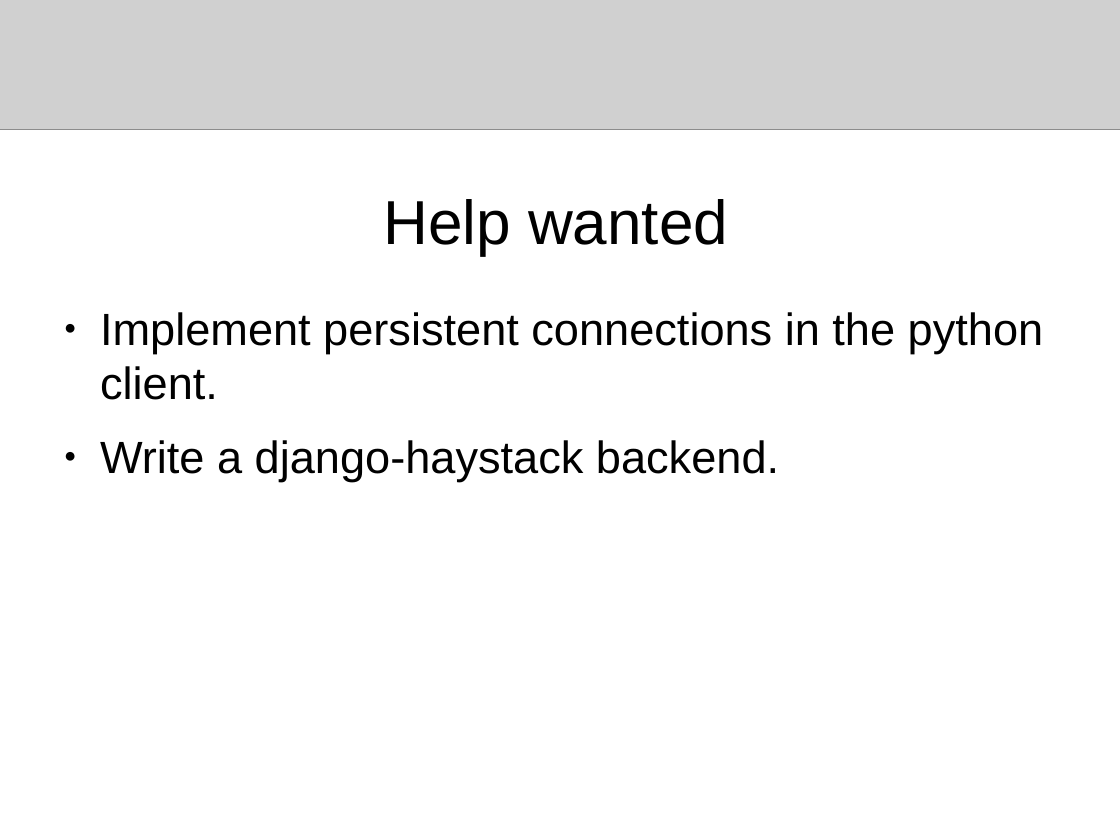
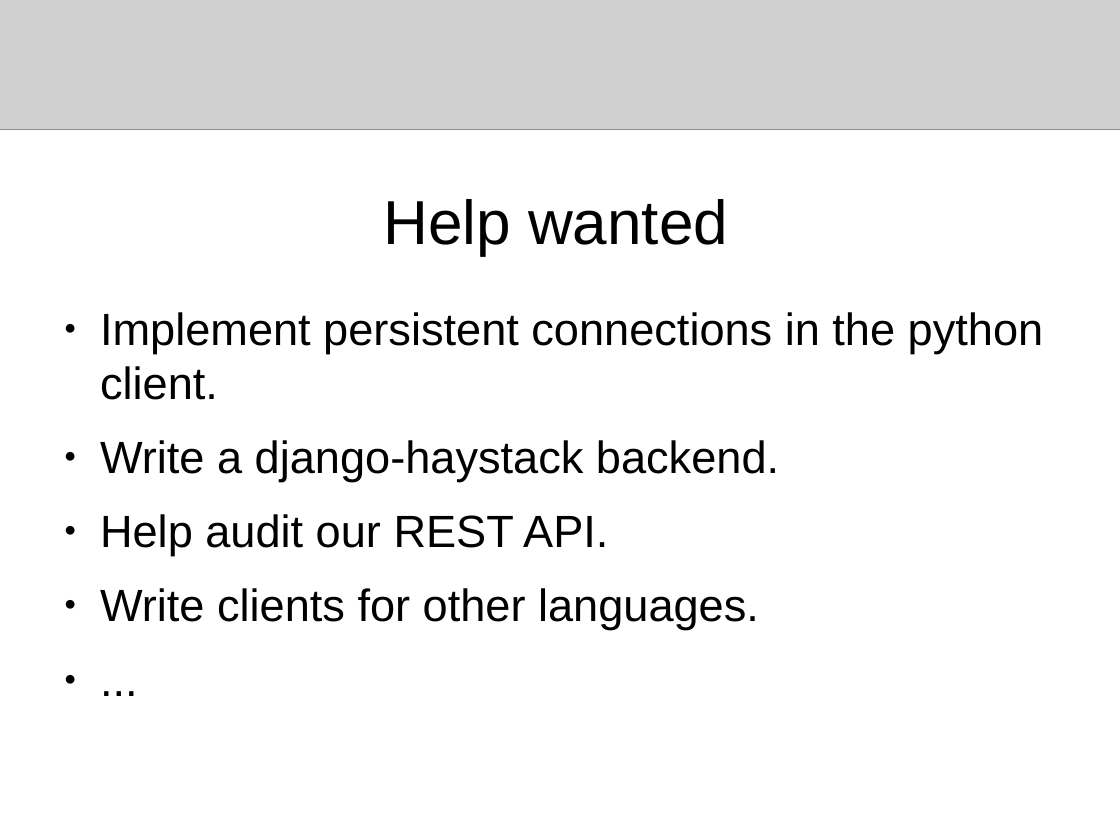
Before and after one commit to flaxsearch/flaxcode, a slide deck: slide 35 of flax_search_service/docs/presentations/europython2009.odp (slide 27 before the commit). Drawn at 1120x840 pixels with LibreOffice and Linux fonts; fonts in the diff are those of the drawing; grey boxes stand for pictures. Boxes give left, top, right and bottom in pixels: in the first picture for what was removed or moved away, otherwise in the second. Text is boxed around its words. In the diff, an @@ line names an element or a change of style, - is before the commit and + after.

```diff
--- a/flax_search_service/docs/presentations/europython2009.odp
+++ b/flax_search_service/docs/presentations/europython2009.odp
@@ text at <box>100,514,759,630</box>: paragraphs added @@
+● Help audit our REST API.
+● Write clients for other languages.
+● ...
```
Also in this commit, not shown: 1 other slide changed, 8 slides added.
